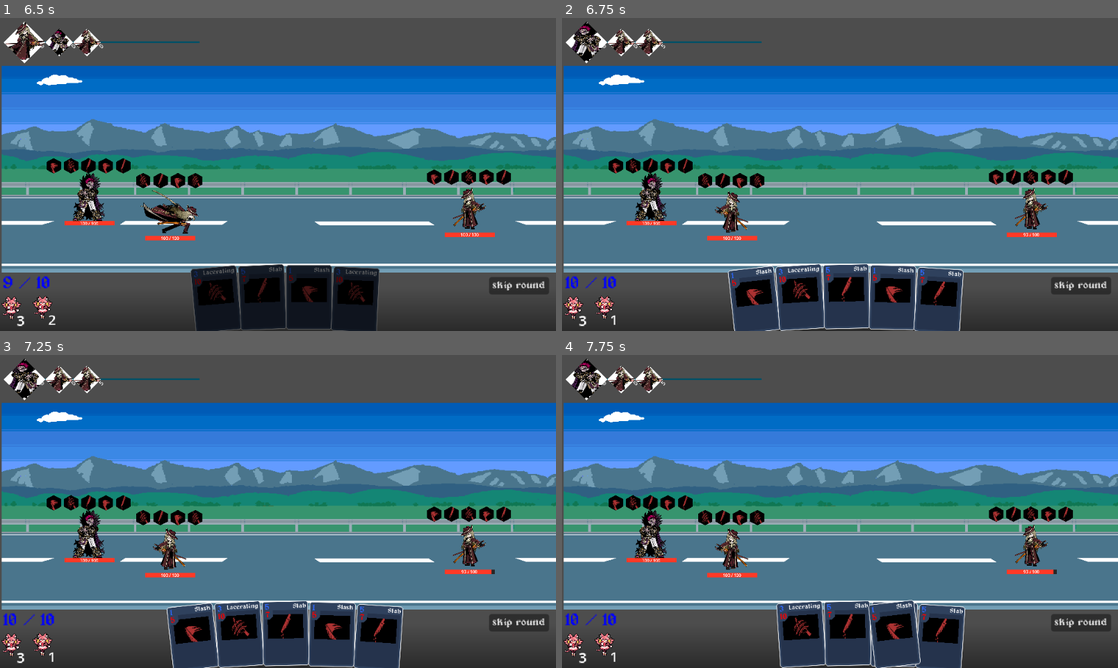
Above: before the commit, frames 1-4 (two rows, left to right).
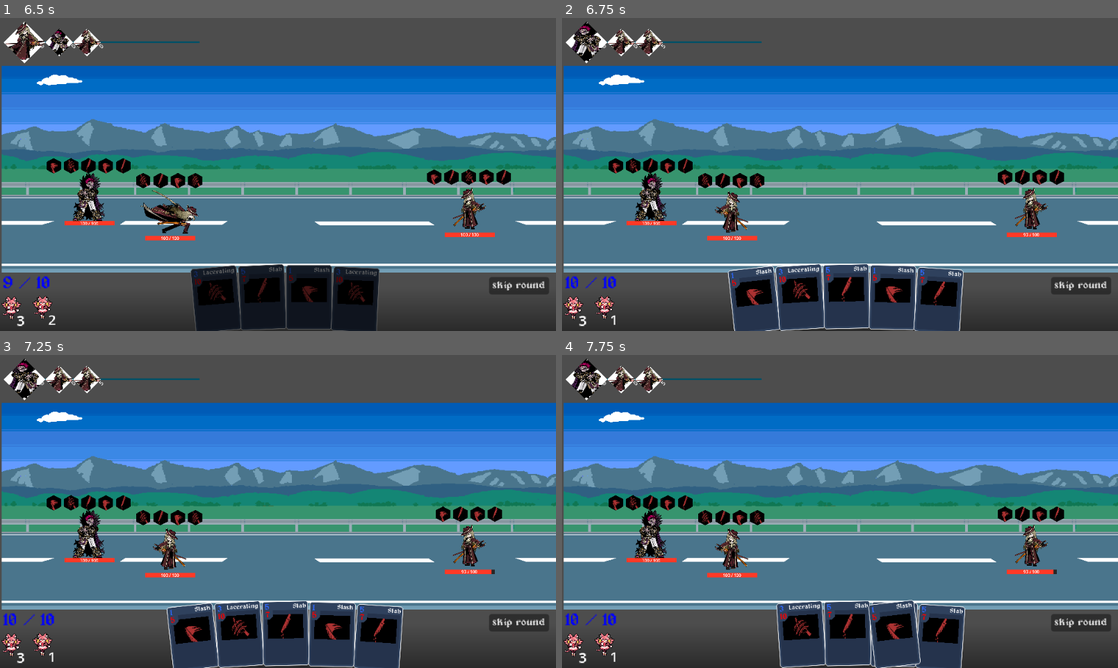
Above: after the commit, the same moments.

Repository: mewmewmyagic/card-game-main
Game: Godot game, scene res://scenes/battle/BattleScene.tscn
Same seed, same stepped clock (60 frames per second), same inputs: the game is played once before the commit and once after it.
Inputs (mouse positions are in pixels of both pictures, inside the frame that each line leads up to):
- Up to frame 1 (6.5 s): click "skip round" at 0.5 s; click "skip round" at 1.25 s; tap Enter at 2 s; drag from (194, 299) to (88, 196) at 2.02 s; drag from (239, 296) to (88, 196) at 2.77 s; move the mouse to (283, 296) at 3.52 s; hold D (Right) 3.53-4.25 s; hold Right mouse button (right_mouse) 3.53-4.25 s; click (283, 296) at 3.67 s; tap Space at 4.25 s; drag from (333, 296) to (166, 212) at 4.27 s; drag from (378, 299) to (467, 208) at 5.02 s; drag from (111, 127) to (467, 208) at 5.77 s
- Up to frame 2 (6.75 s): move the mouse to (867, 174) at 6.52 s; hold S (Down) from 6.53 s (still down); hold Shift (Shift) from 6.53 s (still down); click (867, 174) at 6.67 s
- Up to frame 3 (7.25 s): keep holding S (Down); keep holding Shift (Shift)
- Up to frame 4 (7.75 s): release S (Down) at 7.25 s; release Shift (Shift) at 7.25 s; tap Enter at 7.25 s; drag from (756, 636) to (895, 633) at 7.27 s

Frame 1 is identical in both runs. In frame 2, 0.4% of the frame differs, in the area x 76-92%, y 48-54%; in frame 3, 0.4%; in frame 4, 0.4%.

Commit message:
Centralize damage and sequence battle actions
Add a damage handler that applies modifiers and splits damage between shield and health. Drain queued actions during turn transitions, add random card discard to Slash, and rename battle and card-effect APIs.

Diff:
--- a/Resources/Cards/KnifeCards/slash_knife.tres
+++ b/Resources/Cards/KnifeCards/slash_knife.tres
@@ -4,17 +4,22 @@
 [ext_resource type="Script" uid="uid://b14m8bmggqgn1" path="res://Scripts/card/card_effect.gd" id="1_nseut"]
 [ext_resource type="Script" uid="uid://dwtw5u7l8uiv5" path="res://Scripts/card/card.gd" id="2_8jrqw"]
 [ext_resource type="Script" uid="uid://dmpv8844g3q0f" path="res://Scripts/effects/CardEffects/effect_deal_damage.gd" id="2_hyd8b"]
+[ext_resource type="Script" uid="uid://bi1axmnryrd81" path="res://Scripts/effects/CardEffects/effect_discard_random_card.gd" id="4_wp40r"]
 
 [sub_resource type="Resource" id="Resource_hyd8b"]
 script = ExtResource("2_hyd8b")
 base_amount = 7
 metadata/_custom_type_script = "uid://dmpv8844g3q0f"
 
+[sub_resource type="Resource" id="Resource_epklh"]
+script = ExtResource("4_wp40r")
+metadata/_custom_type_script = "uid://bi1axmnryrd81"
+
 [resource]
 script = ExtResource("2_8jrqw")
 card_name = "Slash"
 stamina_cost = 1
 recovery_cost = 5
-effects = Array[ExtResource("1_nseut")]([SubResource("Resource_hyd8b")])
+effects = Array[ExtResource("1_nseut")]([SubResource("Resource_hyd8b"), SubResource("Resource_epklh")])
 card_art = ExtResource("1_epklh")
 metadata/_custom_type_script = "uid://dwtw5u7l8uiv5"
--- a/Scripts/Action/action_queue.gd
+++ b/Scripts/Action/action_queue.gd
@@ -1,13 +1,23 @@
 #this is an autoload
 extends Node
 
+signal drained
+
 var queue: Array[BattleAction]
+var draining: bool = false
 
 func push_back(action: BattleAction) -> void:
 	queue.push_back(action)
 
 
 func drain() -> void:
+	if draining:
+		await drained
+
+	draining = true
 	while not queue.is_empty():
 		var action: BattleAction = queue.pop_front()
 		await action.execute()
+
+	draining = false
+	drained.emit()
--- a/Scripts/Damage/damage_resolver.gd
+++ b/Scripts/Damage/damage_resolver.gd
@@ -1,14 +1,32 @@
-class_name DamageResolver
+# damage_handler.gd
+class_name DamageHandler
 extends RefCounted
 
-var battle: BattleManager
+class Result:
+	var amount: int
+	var to_shield: int
+	var to_health: int
+	var kills: bool
 
-func resolve(damage: DamagePacket) -> int:
-	if damage.source != null:
-		damage.amount = damage.source.modifier_manager.get_modified_value(damage, Modifier.Type.dmg_dealt)
+static func calculate(p_packet: DamagePacket) -> Result:
+	# work on a copy so the caller's packet is never mutated
+	var packet := DamagePacket.create(p_packet.amount, p_packet.source, p_packet.target, p_packet.damage_type)
 
-	if damage.target != null:
-		damage.amount = damage.target.modifier_manager.get_modified_value(damage, Modifier.Type.dmg_taken)
-		#damage.target.take_damage(damage.amount)
+	if packet.source:
+		packet.amount = packet.source.modifier_manager.get_modified_value(packet, Modifier.Type.dmg_dealt)
+	if packet.target:
+		packet.amount = packet.target.modifier_manager.get_modified_value(packet, Modifier.Type.dmg_taken)
 
-	return damage.amount
+	var r := Result.new()
+	r.amount = packet.amount
+	if packet.target:
+		r.to_shield = mini(packet.amount, packet.target.stats.shield)
+		r.to_health = packet.amount - r.to_shield
+		r.kills = r.to_health >= packet.target.stats.health
+	return r
+
+static func deal_damage(packet: DamagePacket) -> Result:
+	var r := calculate(packet)
+	if packet.target:
+		packet.target.apply_damage(r.to_shield, r.to_health)
+	return r
--- a/Scripts/Modifiers/modifier_manager.gd
+++ b/Scripts/Modifiers/modifier_manager.gd
@@ -1,7 +1,7 @@
 extends Node
 class_name ModifierManager
 
-var _modifiers: Dictionary = {}
+var _modifiers: Dictionary = {} #Type, Modifier
 
 func _init() -> void:
 	for type in Modifier.Type.values():
@@ -17,4 +17,5 @@
 	if not modifier:
 		return damage.amount
 
+
 	return modifier.apply_modifiers(damage)
--- a/Scripts/SpriteAnimation/combatant_sprite_player.gd
+++ b/Scripts/SpriteAnimation/combatant_sprite_player.gd
@@ -15,6 +15,7 @@
 		play(anim_name)
 	else:
 		push_error("no sprite frame or animation")
+		return
 
 func _on_animation_finished() -> void:
 	if animation == _idle_animation:
--- a/Scripts/Status Effects/bleed/bleed.gd
+++ b/Scripts/Status Effects/bleed/bleed.gd
@@ -11,7 +11,7 @@
 
 func proc_status_effect() -> void:
 	var damage := DamagePacket.create(stack, null, target, DamageType.Type.BLEED)
-	target.take_damage(damage)
+	DamageHandler.deal_damage(damage)
 	add_count(-1)
 	if count <= 0:
 		manager.remove_status(id)
--- a/Scripts/Status Effects/hemorrhage/hemorrhage.gd
+++ b/Scripts/Status Effects/hemorrhage/hemorrhage.gd
@@ -24,7 +24,7 @@
 	value.percent_value = stack / 10.0 # times 10 per stack divided by 100 to convert to percentage
 	modifier.add_new_value(value)
 
-func proc_status_effec(_c: Combatant) -> void:
+func proc_status_effect() -> void:
 	add_count(-1)
 	if count <= 0:
 		manager.remove_status(id)
--- a/Scripts/battle/battle_state.gd
+++ b/Scripts/battle/battle_manager.gd
@@ -13,8 +13,9 @@
 signal turn_ended(combatant: Combatant)
 
 var card_play_manager: CardPlayManager
-var damage_resolver: DamageResolver
 var turn_manager: TurnManager
+#var damage_handler: damage handler
+#var action_queue: actionqueue
 
 var play_history: Array[Card] = []
 var stage: Stage = Stage.START
@@ -24,9 +25,6 @@
 	card_play_manager.battle = self
 
 	turn_manager = TurnManager.new()
-
-	damage_resolver = DamageResolver.new()
-	damage_resolver.battle = self
 
 	ActionQueue.queue.clear()
 
@@ -65,13 +63,15 @@
 	start_round()
 
 func start_turn() -> void:
-	turn_manager._sort_turns()
+	turn_manager.sort_turns()
 
-	turn_manager._next_active_turn()
+	turn_manager.set_next_active_turn()
 	_set_stage(Stage.START)
 
 	EventBus.turn_started.emit()
 	turn_started.emit(turn_manager.current_turn.combatant)
+
+	await ActionQueue.drain()
 
 	input_phase()
 
@@ -98,9 +98,11 @@
 	EventBus.turn_ended.emit()
 	turn_ended.emit(turn_manager.current_turn.combatant)
 
+	await ActionQueue.drain()
+
 	check_death()
 
-	if turn_manager._round_over():
+	if turn_manager.round_over():
 		end_round()
 		return
 
--- a/Scripts/combatant/combatant.gd
+++ b/Scripts/combatant/combatant.gd
@@ -103,19 +103,11 @@
 
 
 
-func do_damage(packet: DamagePacket) -> void:
-	packet.amount = modifier_manager.get_modified_value(packet, Modifier.Type.dmg_dealt)
-	packet.target.take_damage(packet)
-
-func take_damage(packet: DamagePacket) -> void:
-	if stats.health <= 0:
+func apply_damage(to_shield: int, to_health: int) -> void:
+	if is_dead:
 		return
-	var amount := modifier_manager.get_modified_value(packet, Modifier.Type.dmg_taken)
-	var to_shield := mini(amount, stats.shield)
 	stats.shield -= to_shield
-	stats.health -= amount - to_shield
-
-
+	stats.health -= to_health
 
 func gain_shield(shield: int) -> void:
 	stats.shield += shield
--- a/Scripts/combatant_characters/tourist/tourist_cards/block_tourist.tres
+++ b/Scripts/combatant_characters/tourist/tourist_cards/block_tourist.tres
@@ -1,8 +1,9 @@
 [gd_resource type="Resource" script_class="Card" format=3 uid="uid://ce4cu64fxrraf"]
 
 [ext_resource type="Script" uid="uid://b14m8bmggqgn1" path="res://Scripts/card/card_effect.gd" id="1_qennh"]
-[ext_resource type="Script" uid="uid://boboxx07om47g" path="res://Scripts/effects/CardEffects/effect_block.gd" id="2_0a2h7"]
+[ext_resource type="Script" uid="uid://boboxx07om47g" path="res://Scripts/effects/CardEffects/effect_gain_shield.gd" id="2_0a2h7"]
 [ext_resource type="Script" uid="uid://dwtw5u7l8uiv5" path="res://Scripts/card/card.gd" id="3_bxf7n"]
+
 
 [sub_resource type="Resource" id="Resource_1u6w6"]
 script = ExtResource("2_0a2h7")
--- a/Scripts/effects/CardEffects/effect_add_card.gd
+++ b/Scripts/effects/CardEffects/effect_add_card.gd
@@ -1,4 +1,4 @@
-class_name AddCardEffect
+class_name EffectAddCard
 extends CardEffect
 
 @export var amount: int = 1
--- a/Scripts/effects/CardEffects/effect_deal_damage.gd
+++ b/Scripts/effects/CardEffects/effect_deal_damage.gd
@@ -7,4 +7,4 @@
 func execute(context: CardEffectContext) -> void:
 	var damage := DamagePacket.create(base_amount, context.source, context.target, damage_type)
 	if context.target:
-		context.source.do_damage(damage)
+		DamageHandler.deal_damage(damage)
--- /dev/null
+++ b/Scripts/effects/CardEffects/effect_discard_random_card.gd
@@ -0,0 +1,16 @@
+class_name EffectDiscardRandomCard
+extends CardEffect
+
+@export var amount: int = 1
+
+
+func execute(context: CardEffectContext) -> void:
+	var hand_pile := context.target.hand_pile
+	var discard_pile := context.target.discard_pile
+
+	for i in amount:
+		if hand_pile.cards.is_empty():
+			return
+		var card: Card = hand_pile.cards.pick_random()
+		hand_pile.remove_card(card)
+		discard_pile.add_card(card)
--- a/Scripts/effects/CardEffects/effect_block.gd
+++ b/Scripts/effects/CardEffects/effect_gain_shield.gd
@@ -1,4 +1,4 @@
-class_name GainShieldEffect
+class_name EffectGainShield
 extends CardEffect
 
 @export var amount: int = 1
--- a/Scripts/turnrelated/turn_manager.gd
+++ b/Scripts/turnrelated/turn_manager.gd
@@ -7,25 +7,28 @@
 
 var current_turn: CombatantTurn
 
-func _active_turns() -> Array[CombatantTurn]:
+func get_active_turns() -> Array[CombatantTurn]:
 	return turn_order.filter(func(t): return t.combatant.is_active_combatant())
 
-func _next_active_turn() -> CombatantTurn:
-	current_turn = _active_turns()[0]
-	return _active_turns()[0]
+func set_next_active_turn() -> void:
+	if (get_active_turns().is_empty()):
+		push_error("no active combatants")
+		return
+
+	current_turn = get_active_turns()[0]
 
 func turns_of(combatant: Combatant) -> Array[CombatantTurn]:
 	return turn_order.filter(func(t): return t.combatant == combatant)
 
-func _sort_turns() -> void:
+func sort_turns() -> void:
 	turn_order.sort_custom(func(a, b): return a.recovery_time < b.recovery_time)
 	turn_order_changed.emit()
 
-func _round_over() -> bool:
-	return _active_turns().is_empty()
+func round_over() -> bool:
+	return get_active_turns().is_empty()
 
 func _advance_time() -> void:
-	var active := _active_turns()
+	var active := get_active_turns()
 	var should_advance := true
 	if active.is_empty():
 		return
@@ -41,7 +44,3 @@
 
 func _add_recovery_cost(rc: int) -> void:
 	current_turn.recovery_time += rc
-
-#TODO
-#run turn, where it executes start turn, waits for your bullshit (picking a card, executing effects, etc), and ends turn
-#action queue, but it seems fucking complicated with little gain
--- a/Scripts/turnrelated/turn_order_ui.gd
+++ b/Scripts/turnrelated/turn_order_ui.gd
@@ -43,7 +43,7 @@
 
 #should be called when sort combatant has already been called. cause you know, thats how syncing works
 func round_start() -> void:
-	var turns := turn_manager._active_turns().duplicate()
+	var turns := turn_manager.get_active_turns().duplicate()
 
 	#loops through dict, despawn icon not in turns and unassigning it to the dict
 	for t in turn_to_ui.keys().duplicate():
@@ -59,7 +59,7 @@
 	_update_layout()
 
 func sync() -> void:
-	var turns := turn_manager._active_turns().duplicate()
+	var turns := turn_manager.get_active_turns().duplicate()
 
 	for t in turn_to_ui.keys().duplicate():
 		if not turns.has(t):
--- a/SpritesAndStuffs/bird_sprite_frames.tres
+++ b/SpritesAndStuffs/bird_sprite_frames.tres
@@ -47,7 +47,7 @@
 "duration": 1.0,
 "texture": ExtResource("7_xtcen")
 }, {
-"duration": 1.0,
+"duration": 1.7,
 "texture": ExtResource("4_3lax2")
 }, {
 "duration": 1.0,
--- a/scenes/battle/BattleScene.tscn
+++ b/scenes/battle/BattleScene.tscn
@@ -8,7 +8,7 @@
 [ext_resource type="PackedScene" uid="uid://dqojtyf4in0y3" path="res://scenes/Combatant.tscn" id="4_0yjdt"]
 [ext_resource type="Script" uid="uid://c1p7c1ymg1wxp" path="res://Scripts/battle_ui/player_hand_ui.gd" id="4_ldu1p"]
 [ext_resource type="Resource" uid="uid://8s8fasvcdm5k" path="res://Scripts/combatant_characters/tourist/tourist.tres" id="6_hvhqn"]
-[ext_resource type="Script" uid="uid://yt5bgjthmi7b" path="res://Scripts/battle/battle_state.gd" id="6_q34gv"]
+[ext_resource type="Script" uid="uid://yt5bgjthmi7b" path="res://Scripts/battle/battle_manager.gd" id="6_q34gv"]
 [ext_resource type="Script" uid="uid://b5myvxmry6cml" path="res://Scripts/combatant_enemy/first_playable_card.gd" id="8_emfdx"]
 [ext_resource type="Resource" uid="uid://dyu4ultwn37qp" path="res://SpritesAndStuffs/tourist_sprite_resource.tres" id="9_0t5w0"]
 [ext_resource type="Resource" uid="uid://cycsu5deravq5" path="res://SpritesAndStuffs/bird_sprite_resource.tres" id="9_2jvsm"]
@@ -39,26 +39,26 @@
 position = Vector2(203, 202)
 texture = ExtResource("3_lk1r3")
 
-[node name="BattleState" type="Node" parent="." unique_id=430576926 node_paths=PackedStringArray("allies", "enemies") groups=["battle_state"]]
+[node name="BattleManager" type="Node" parent="." unique_id=430576926 node_paths=PackedStringArray("allies", "enemies") groups=["battle_state"]]
 script = ExtResource("6_q34gv")
 allies = [NodePath("Alex"), NodePath("Bob")]
 enemies = [NodePath("Cindy")]
 next_scene = "uid://qpqkb081pr1m"
 metadata/_custom_type_script = "uid://yt5bgjthmi7b"
 
-[node name="Alex" parent="BattleState" unique_id=1903320986 instance=ExtResource("4_0yjdt")]
+[node name="Alex" parent="BattleManager" unique_id=1903320986 instance=ExtResource("4_0yjdt")]
 position = Vector2(102, 206.00002)
 scale = Vector2(0.2, 0.2)
 stats = ExtResource("6_hvhqn")
 appearance = ExtResource("9_0t5w0")
 
-[node name="Bob" parent="BattleState" unique_id=1763858510 instance=ExtResource("4_0yjdt")]
+[node name="Bob" parent="BattleManager" unique_id=1763858510 instance=ExtResource("4_0yjdt")]
 position = Vector2(195, 223)
 scale = Vector2(0.2, 0.2)
 stats = ExtResource("6_hvhqn")
 appearance = ExtResource("9_2jvsm")
 
-[node name="Cindy" parent="BattleState" unique_id=1047957331 instance=ExtResource("4_0yjdt")]
+[node name="Cindy" parent="BattleManager" unique_id=1047957331 instance=ExtResource("4_0yjdt")]
 position = Vector2(540.00006, 219)
 scale = Vector2(0.2, 0.2)
 stats = ExtResource("6_hvhqn")
@@ -67,7 +67,7 @@
 
 [node name="BattleUI" type="CanvasLayer" parent="." unique_id=407058147 node_paths=PackedStringArray("battle_state", "the_hand_ui", "stamina_ui", "turn_ui", "draw_pile_ui", "discard_pile_ui", "skip_round_ui") groups=["ui_layer"]]
 script = ExtResource("2_4f3f8")
-battle_state = NodePath("../BattleState")
+battle_state = NodePath("../BattleManager")
 the_hand_ui = NodePath("Hand")
 stamina_ui = NodePath("StaminaUI")
 turn_ui = NodePath("TurnUI")
--- a/scenes/battle/battle_state.tscn
+++ b/scenes/battle/battle_state.tscn
@@ -1,6 +1,6 @@
 [gd_scene format=3 uid="uid://dbj0wix1v32w"]
 
-[ext_resource type="Script" uid="uid://yt5bgjthmi7b" path="res://Scripts/battle/battle_state.gd" id="1_0osbf"]
+[ext_resource type="Script" uid="uid://yt5bgjthmi7b" path="res://Scripts/battle/battle_manager.gd" id="1_0osbf"]
 
 [node name="BattleState" type="Node" unique_id=1732246165 groups=["battle_state"]]
 script = ExtResource("1_0osbf")
--- a/scenes/camera_2d.gd
+++ b/scenes/camera_2d.gd
@@ -3,7 +3,7 @@
 @export var player: CharacterBody2D
 var tween_duration = 1.0
 # Called every frame. 'delta' is the elapsed time since the previous frame.
-func _process(delta: float) -> void:
+func _process(_delta: float) -> void:
 	var tween = create_tween()
 
 	tween.tween_property(self, "position", player.position, tween_duration)
Renamed: Scripts/battle/battle_state.gd.uid -> Scripts/battle/battle_manager.gd.uid
Not shown, added: Scripts/effects/CardEffects/effect_discard_random_card.gd.uid
Renamed: Scripts/effects/CardEffects/effect_block.gd.uid -> Scripts/effects/CardEffects/effect_gain_shield.gd.uid
